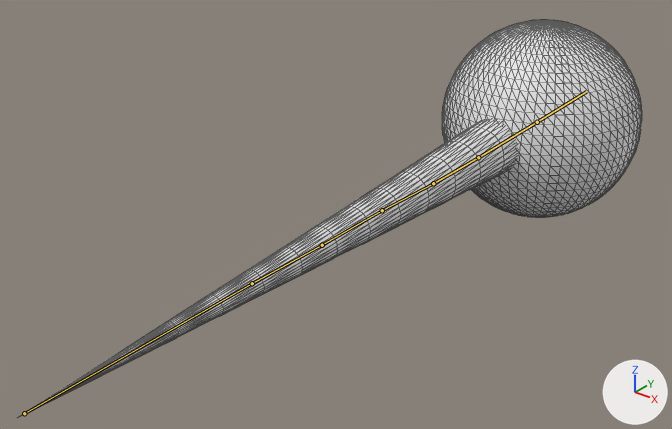
Renders of the glTF model public/models/beakWithBall.glb from each side of a commit.
Camera for both pictures: a 50 mm camera at (0.126, -0.06, 0.103) aimed at (-0.011, 0.11, -0.002). The axes (+X, +Y, +Z) are drawn at lower right. The lights are the same throughout. Both versions are drawn at frame 1 of the action 'BeakStabSuccess'; the numbers are the values there. The bones that bend it are drawn over the model as lines. Mesh edges are drawn as thin lines.
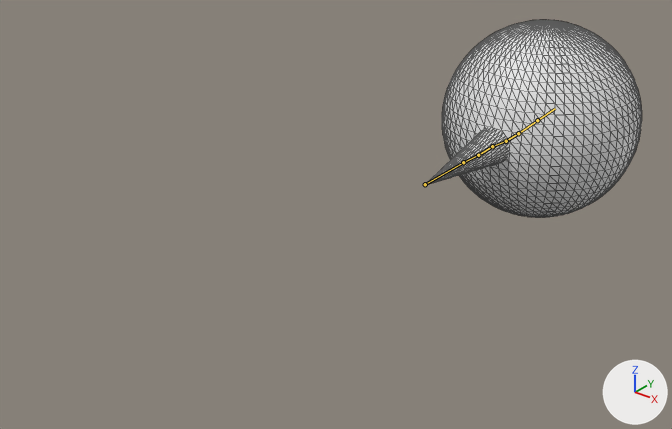
What differs and where, as boxes (x1, y1, x2, y2) in the pictures (672 x 429 px):
'Cylinder', posed
    before: (21, 119, 518, 416)
    after: (425, 129, 508, 185)
bone 'Bone001', root to tip
    before: (24, 413) to (252, 283)
    after: (425, 184) to (463, 162)

Edits to the bpy script that builds the scene:
```text
Change bone_rig_object:
    where bone_rig_object = bpy.data.objects['Beak']  # the whole rig 'Beak'
    bone_rig_object.location: (0.0, 0.0, 0.0) -> (0.0, 0.0, -0.0008)
Change bone_bone001:
    where bone_bone001 = bpy.data.objects['Beak'].pose.bones['Bone001']
    bone_bone001.location: (0.0, 0.0074, 0.0) -> (0.0002, 0.1339, 0.0)
    bone_bone001.scale: (1.0, 0.96, 1.0) -> (1.0, 0.33, 1.0)
```
